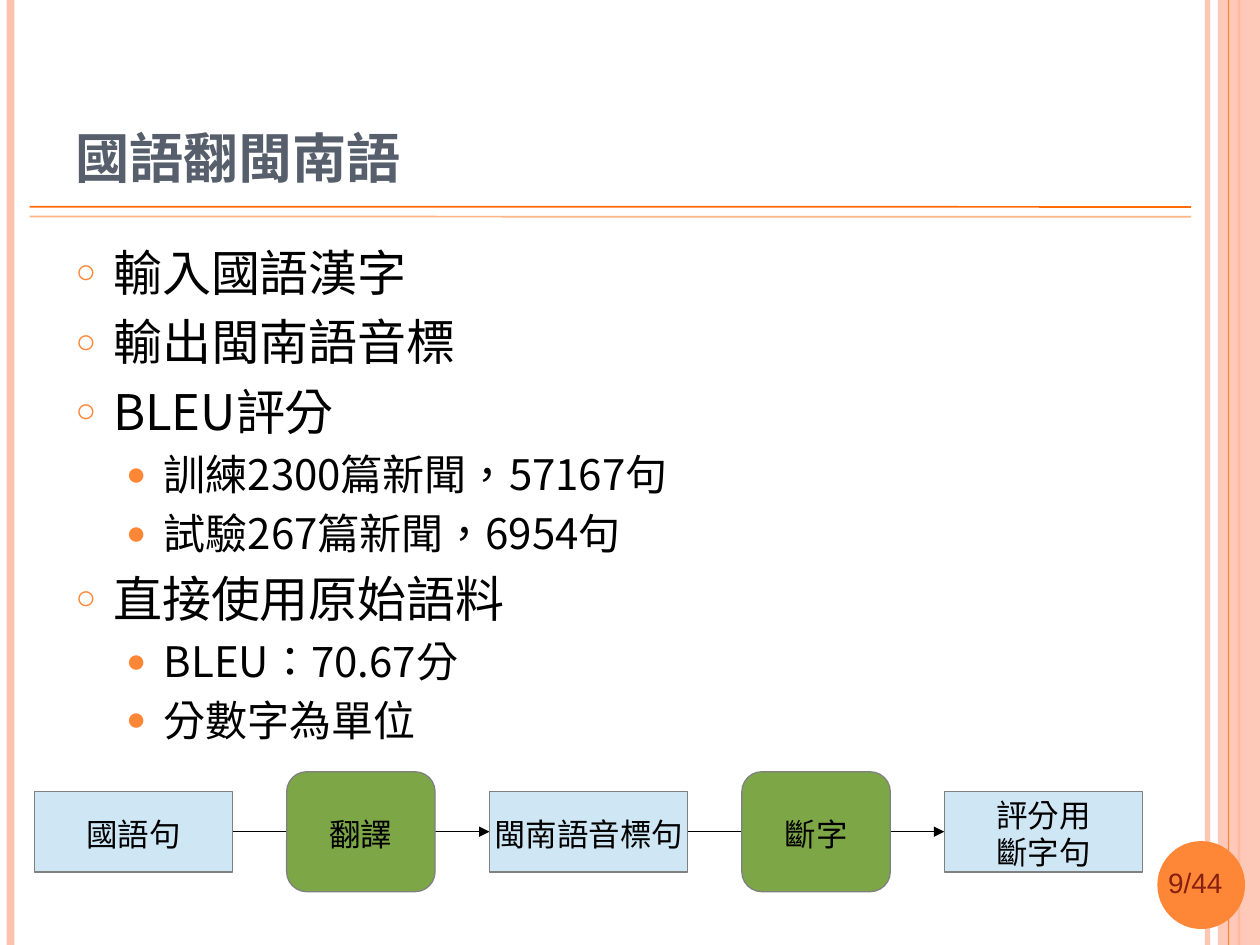
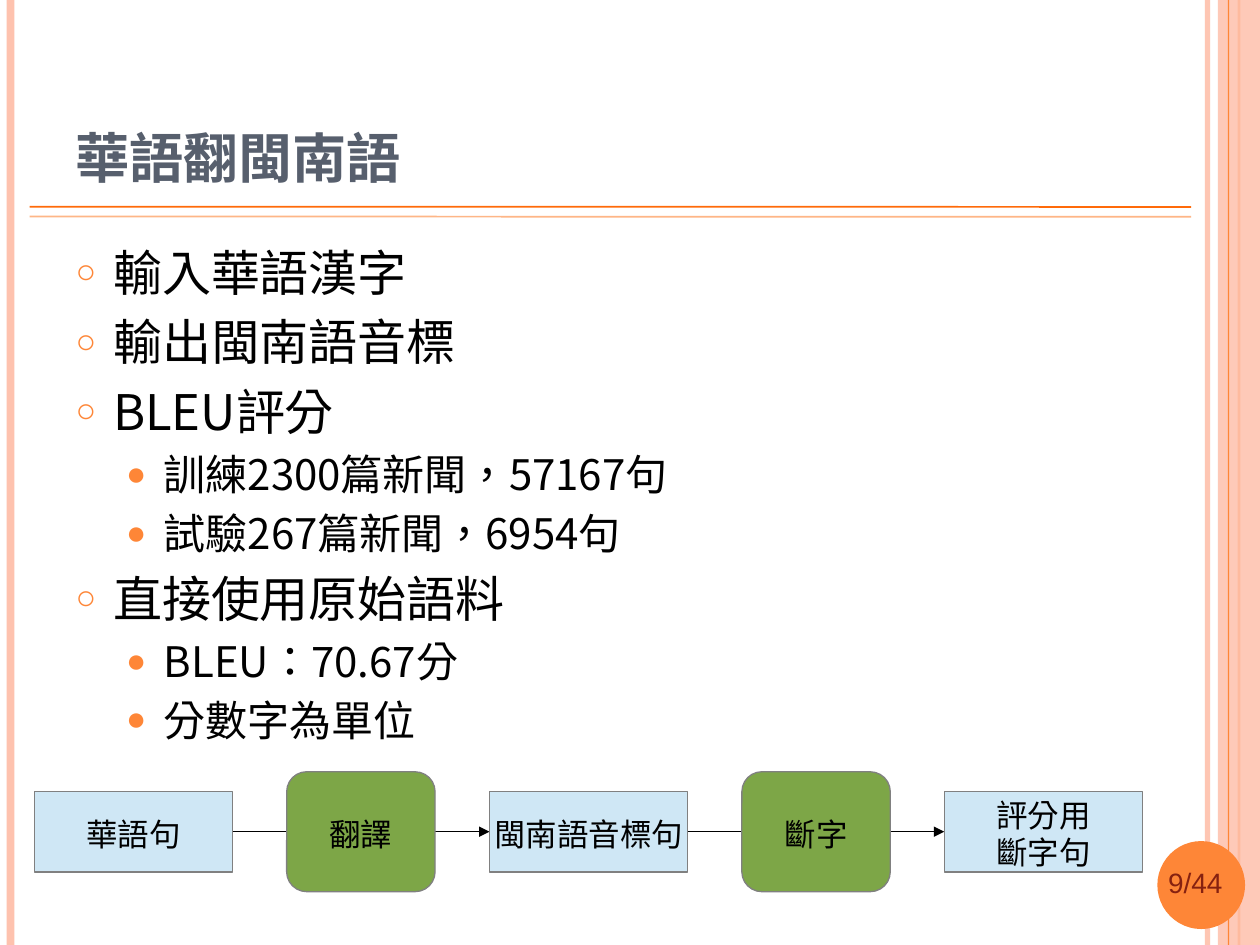
Before and after one commit to sih4sing5hong5/po3-ko3_tau5-iann2-phinn3, a slide deck: slide 9 of 翻譯報告.pptx. Drawn at 1260x945 pixels with LibreOffice and Linux fonts; fonts in the diff are those of the drawing; background and template pictures are left out. Boxes give left, top, right and bottom in pixels: in the first picture for what was removed or moved away, otherwise in the second. Text is boxed around its words. In the diff, an @@ line names an element or a change of style, - is before the commit and + after.

```diff
--- a/翻譯報告.pptx
+++ b/翻譯報告.pptx
@@ title at <box>75,132,400,183</box>: text changed @@
-國語翻閩南語
+華語翻閩南語
@@ text at <box>113,249,407,295</box>: text changed @@
-○ 輸入國語漢字
+○ 輸入華語漢字
@@ text in rectangle at <box>86,819,181,849</box>: text changed @@
-國語句
+華語句
```
Also in this commit, not shown: 28 other slides changed.
